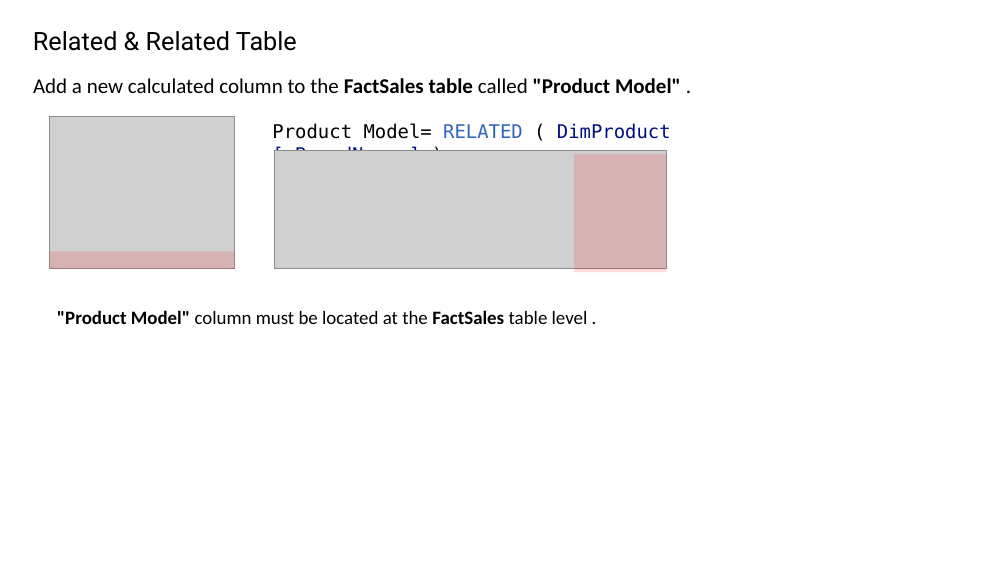
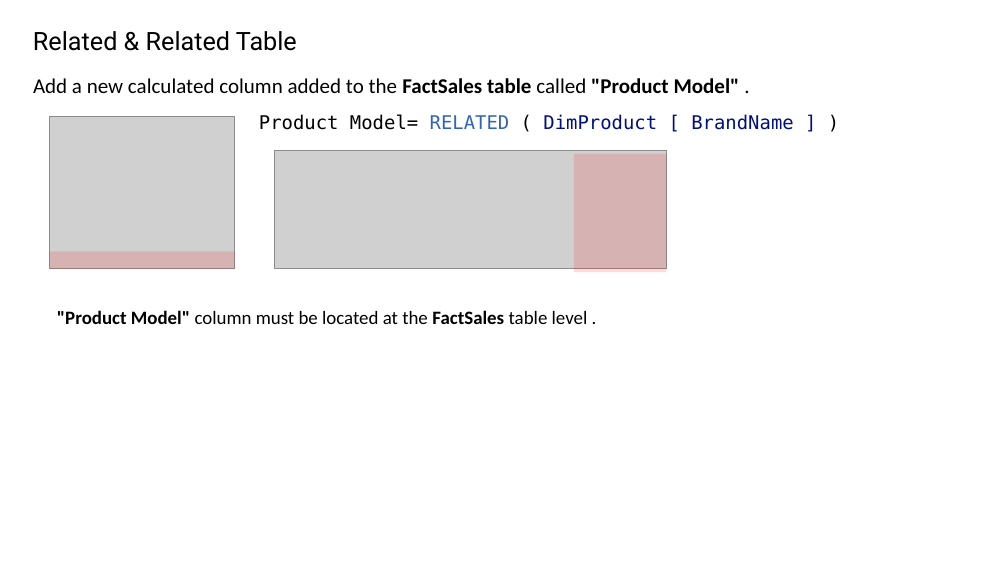
Before and after one commit to bejaouibechir/PowerBI, a slide deck: slide 3 of English/5.DAX/1.Related and Related Table.pptx. Drawn at 1008x567 pixels with LibreOffice and Linux fonts; fonts in the diff are those of the drawing; grey boxes stand for pictures. Boxes give left, top, right and bottom in pixels: in the first picture for what was removed or moved away, otherwise in the second. Text is boxed around its words. In the diff, an @@ line names an element or a change of style, - is before the commit and + after.

```diff
--- a/English/5.DAX/1.Related and Related Table.pptx
+++ b/English/5.DAX/1.Related and Related Table.pptx
@@ text at [33,78,740,93]: text changed @@
-Add a new calculated column to the FactSales table called "Product Model" .
+Add a new calculated column added to the FactSales table called "Product Model" .
@@ text "Product Model= RELATED ( DimProduct ..." rewrapped from [272,123,671,151] to [259,114,793,130] @@
```
Also in this commit, not shown: 2 other slides changed, 9 other files.
